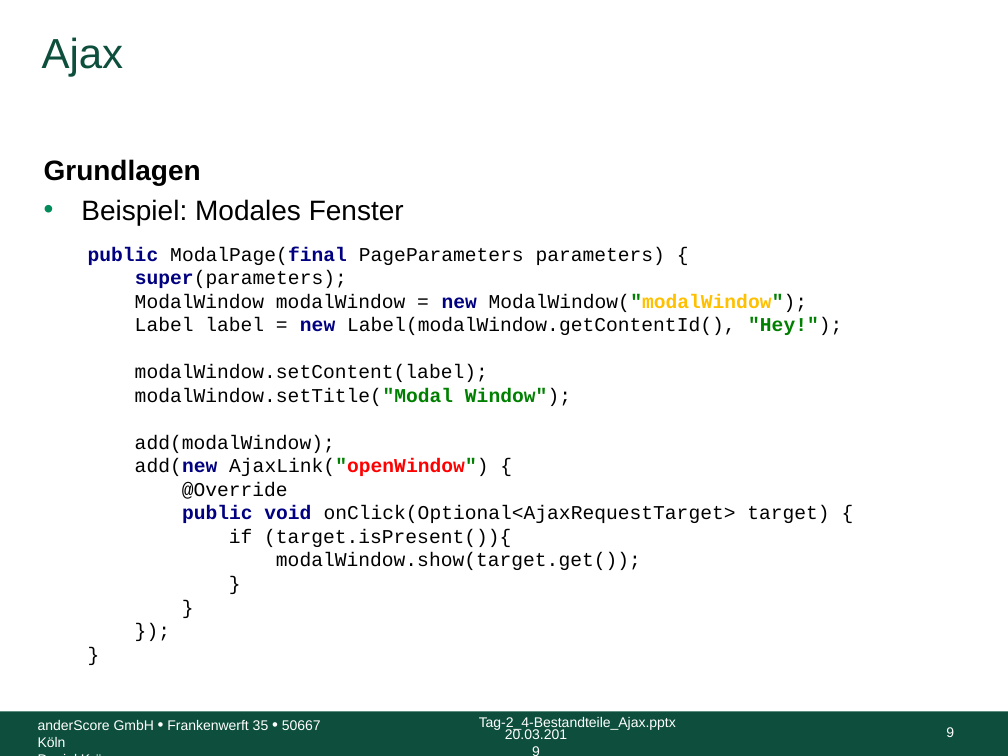
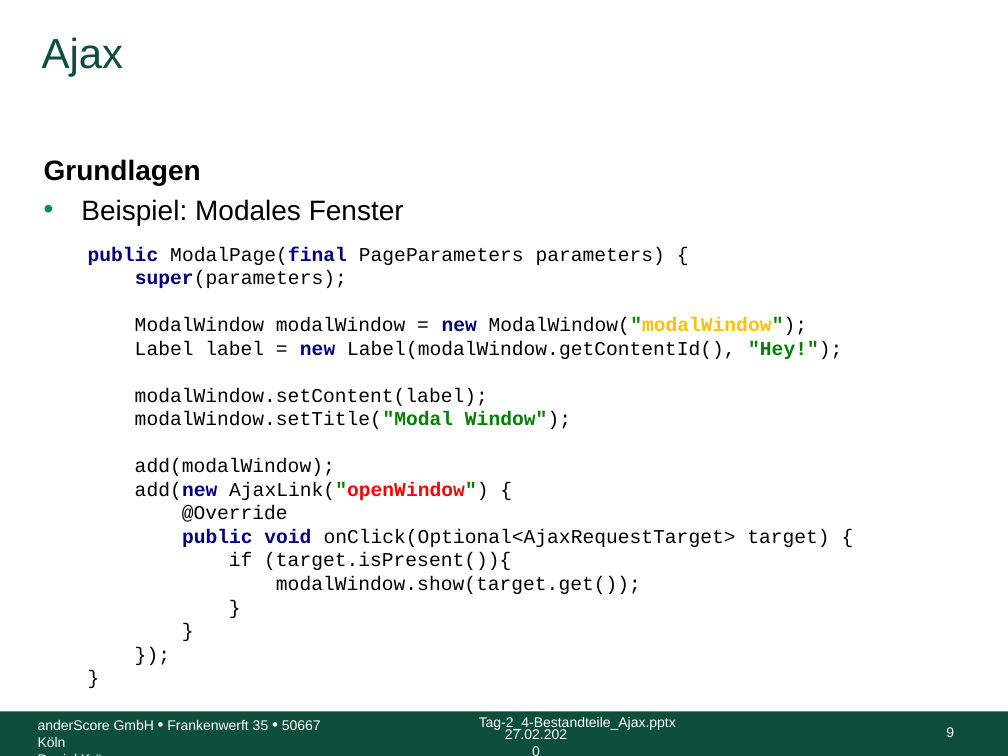
Before and after one commit to anderscore-gmbh/wicket-training, a slide deck: slide 9 of slides/Tag-2_4-Bestandteile_Ajax.pptx. Drawn at 1008x756 pixels with LibreOffice and Linux fonts; fonts in the diff are those of the drawing; background and template pictures are left out. Boxes give left, top, right and bottom in pixels: in the first picture for what was removed or moved away, otherwise in the second. Text is boxed around its words. In the diff, an @@ line names an element or a change of style, - is before the commit and + after.

Commit message:
Updated slides

```diff
--- a/slides/Tag-2_4-Bestandteile_Ajax.pptx
+++ b/slides/Tag-2_4-Bestandteile_Ajax.pptx
@@ text at <box>88,247,842,547</box>: text changed @@
-  public ModalPage(final PageParameters parameters) {
-  super(parameters);
-  ModalWindow modalWindow = new ModalWindow("modalWindow");
-  Label label = new Label(modalWindow.getContentId(), "Hey!");
-  modalWindow.setContent(label);
-  modalWindow.setTitle("Modal Window");
-  add(modalWindow);
-  add(new AjaxLink("openWindow") {
-  @Override
-  public void onClick(Optional<AjaxRequestTarget> target) {
+  public ModalPage(final PageParameters parameters) {
+  super(parameters);
+  ModalWindow modalWindow = new ModalWindow("modalWindow");
+  Label label = new Label(modalWindow.getContentId(), "Hey!");
+  modalWindow.setContent(label);
+  modalWindow.setTitle("Modal Window");
+  add(modalWindow);
+  add(new AjaxLink("openWindow") {
+  @Override
+  public void onClick(Optional<AjaxRequestTarget> target) {
@@ text at <box>505,729,567,739</box>: text changed @@
-20.03.2019
+27.02.2020
```
Also in this commit, not shown: 11 other slides changed, 4 other files.
